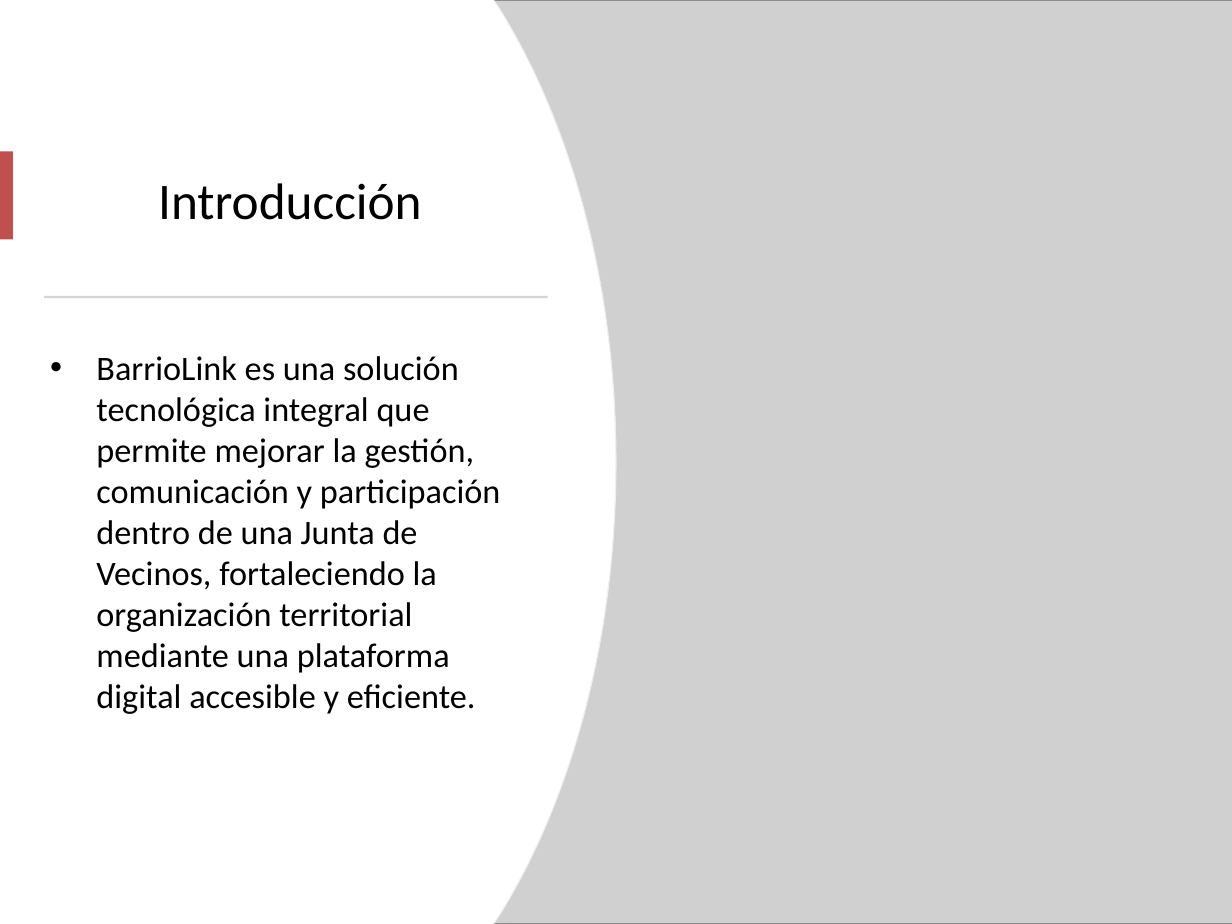
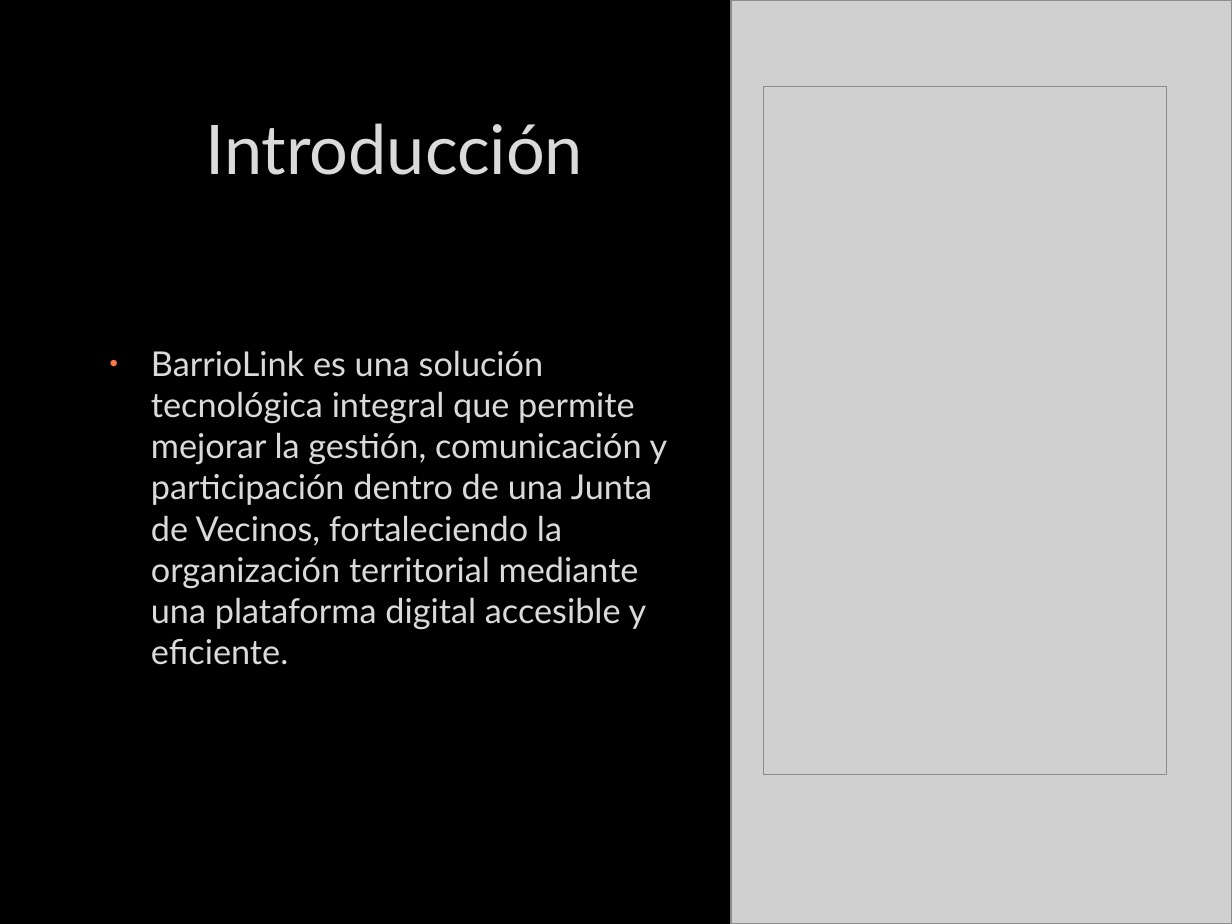
Before and after one commit to DalizC/PTY4614, a slide deck: slide 1 of Equipo 09/Fase 2/Evidencias Proyecto/Presentacion.pptx. Drawn at 1232x924 pixels with LibreOffice and Linux fonts; fonts in the diff are those of the drawing; grey boxes stand for pictures; background and template pictures are left out. Boxes give left, top, right and bottom in pixels: in the first picture for what was removed or moved away, otherwise in the second. Text is boxed around its words. In the diff, an @@ line names an element or a change of style, - is before the commit and + after.

```diff
--- a/Equipo 09/Fase 2/Evidencias Proyecto/Presentacion.pptx
+++ b/Equipo 09/Fase 2/Evidencias Proyecto/Presentacion.pptx
@@ background #FFFFFF to picture (left out) @@
@@ freeform shape removed at (0,0,616,924) @@
@@ freeform shape removed at (0,0,615,924) @@
@@ picture added at (731,0,1232,924) @@
@@ title "Introducción": place and size @@
-title "Introducción" at (158,183,422,220)
+title "Introducción" at (206,123,583,175)
@@ title "Introducción" at (206,123,583,175): size 30 to 40 pt, font Calibri to Lato, text colour #000000 to #DADADA, letter outline none to #404040 0.75 pt @@
@@ picture: place and size @@
-picture at (494,0,1232,924)
+picture at (764,86,1168,774)
@@ rectangle removed at (0,152,12,240) @@
@@ text "BarrioLink es una solución tecnológica ...": place and size @@
-text "BarrioLink es una solución tecnológica ..." at (96,356,501,714)
+text "BarrioLink es una solución tecnológica ..." at (151,350,668,665)
@@ text "BarrioLink es una solución tecnológica ..." at (151,350,668,665): font Calibri to Lato, text colour #000000 to #DADADA, letter outline none to #404040 0.75 pt; indent changed; more space between paragraphs; vertical alignment top to middle @@
@@ rectangle removed at (44,296,548,298) @@
```
Also in this commit, not shown: 12 other slides changed, 1 slide added, 1 slide removed.
